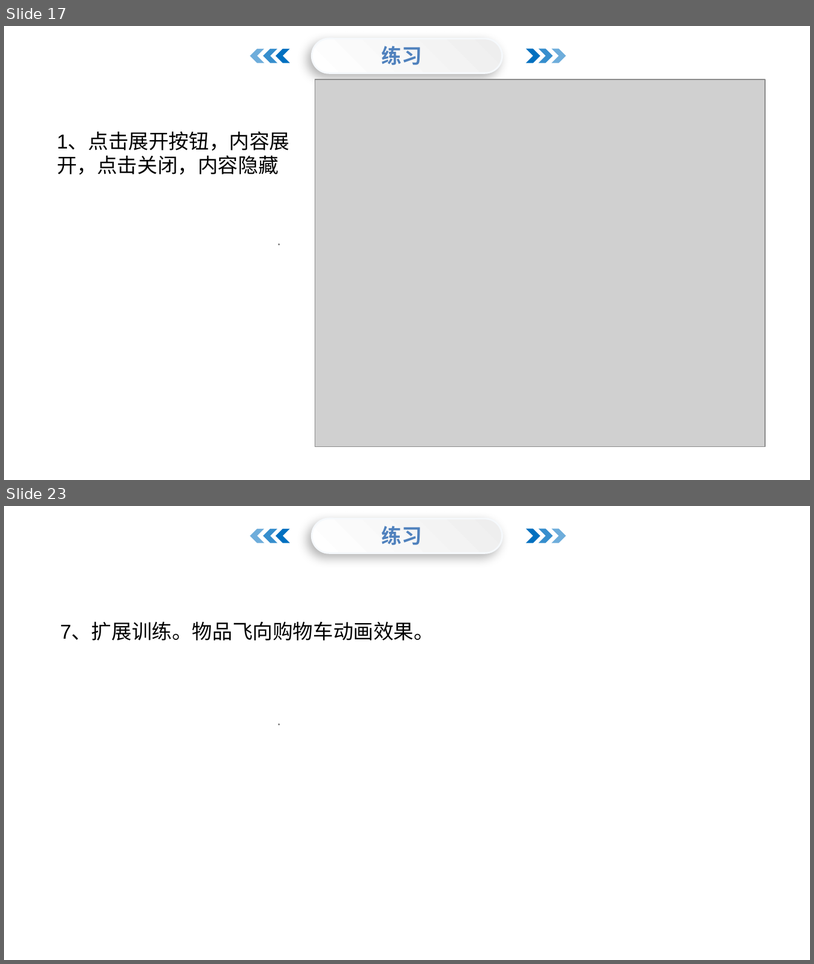
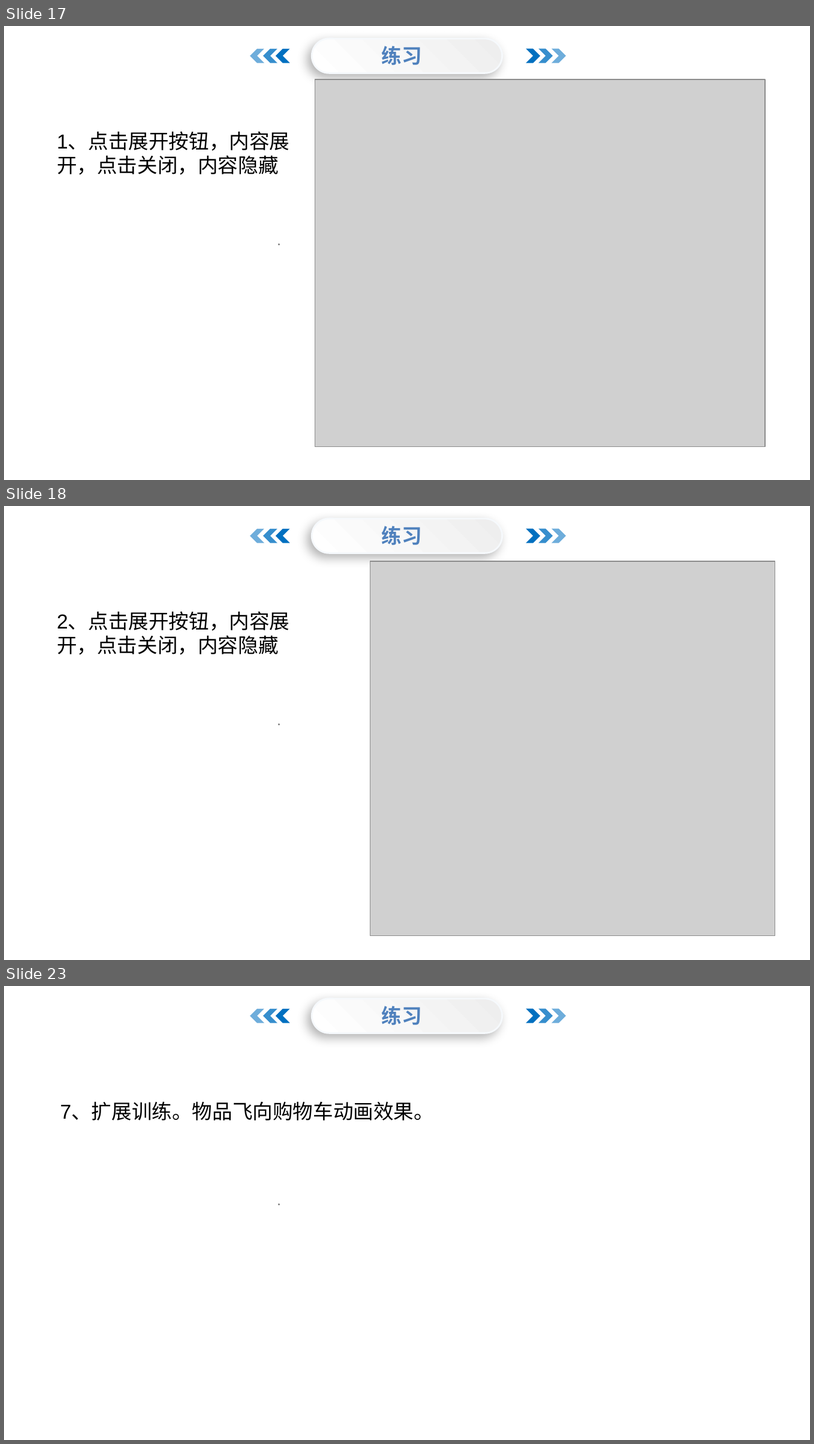
Before and after one commit to menglaoda/webA3, a slide deck: PPT/JS/13JavaScript DOM2.pptx. Shown one above the other, each under a label of ours: slides 17 and 23 before the commit, slides 17, 18 and 23 after it; the slides between them are not shown. The pictures are 814x964 and 814x1444 pixels, drawn with LibreOffice and Linux fonts; fonts in the diff are those of the drawing; grey boxes stand for pictures; background and template pictures are left out. Boxes give left, top, right and bottom in pixels: in the first picture for what was removed or moved away, otherwise in the second. Text is boxed around its words. In the diff, an @@ line names an element or a change of style, - is before the commit and + after.

```diff
--- a/PPT/JS/13JavaScript DOM2.pptx
+++ b/PPT/JS/13JavaScript DOM2.pptx
@@ slide 18 added at (4,506,810,960), background picture (left out) @@
@@ rounded rectangle added at (312,519,503,553), fill gradient #EEEEEE to #FFFFFF, outline #EEEEEE 1.5 pt @@
@@ chevron added at (250,529,264,543), fill #0070C0 at 57% opacity @@
@@ chevron added at (263,529,278,543), fill #0070C0 at 79% opacity @@
@@ chevron added at (276,529,290,543), fill #0070C0 @@
@@ text added at (381,526,422,545), 18 pt, text #4F81BD, bold @@
+  练习
@@ chevron added at (527,529,541,543), fill #0070C0 @@
@@ chevron added at (539,529,553,543), fill #0070C0 at 79% opacity @@
@@ chevron added at (552,529,566,543), fill #0070C0 at 57% opacity @@
@@ picture added at (370,562,776,936) @@
@@ text added at (57,612,290,655), 18 pt, text #000000 @@
+2、点击展开按钮，内容展开，点击关闭，内容隐藏
@@ ellipse added at (278,723,280,726), fill #808080 @@
```
Also in this commit, not shown: 4 slides changed, 1 slide removed.
